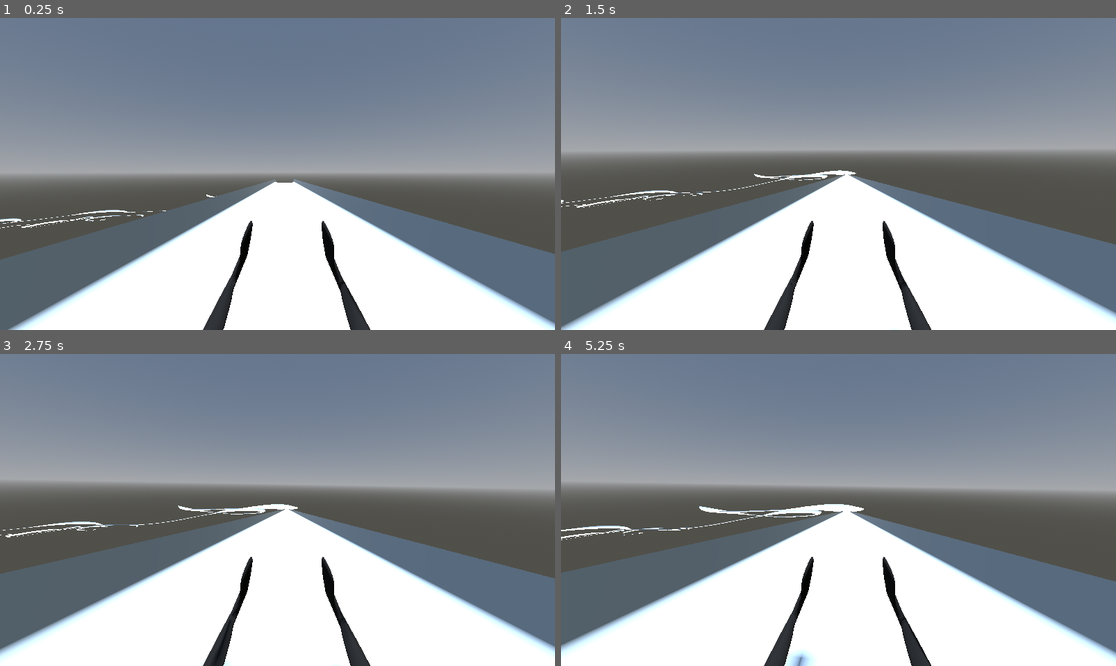
Above: before the commit, frames 1-4 (two rows, left to right).
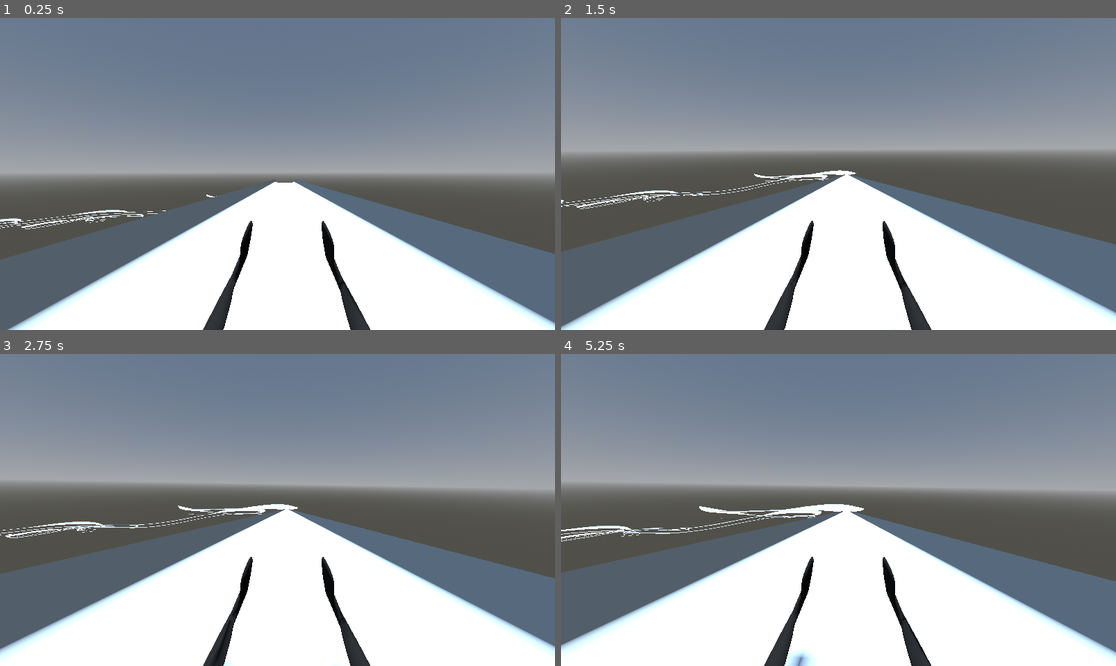
Above: after the commit, the same moments.

Repository: ArijaK/luge_vr
Game: Godot game, scene res://scenes/main/main.tscn
Same seed, same stepped clock (60 frames per second), same inputs: the game is played once before the commit and once after it.
Inputs:
- Up to frame 1 (0.25 s): no input
- Up to frame 2 (1.5 s): no input
- Up to frame 3 (2.75 s): no input
- Up to frame 4 (5.25 s): no input

The runs differ from the first frame. In frame 1, 0.8% of the frame differs, in the area x 0-100%, y 51-100%; in frame 2, 0.8%; in frame 3, 0.8%; in frame 4, 0.9%, in the area x 0-100%, y 48-97%.

Commit message:
Add repetitive background object template

Diff:
--- a/vr/scenes/track/track.gd
+++ b/vr/scenes/track/track.gd
@@ -4,6 +4,8 @@
 @onready var mesh_instance = $StaticBody3D/MeshInstance3D
 @onready var collision_shape = $StaticBody3D/CollisionShape3D
 @onready var track_data = $TrackData
+@onready var surroundings = $Surroundings
+@onready var path = $Centerline/PathFollow3D
 
 func _ready() -> void:
 	var cfg = FileUtils.load_config("res://config.cfg")
@@ -20,7 +22,12 @@
 
 		var material = StandardMaterial3D.new()
 		material.albedo_color = Color(0.815, 0.906, 0.973, 1.0)
-		material.roughness = 0.05
+		material.roughness = 1.0
 		material.metallic = 0.0
 
 		mesh_instance.set_surface_override_material(0, material)
+		surroundings.multimesh.instance_count = centerline.curve.point_count
+
+		for i in range(surroundings.multimesh.instance_count):
+				path.progress_ratio = float(i) / surroundings.multimesh.instance_count
+				surroundings.multimesh.set_instance_transform(i, path.global_transform)
--- a/vr/scenes/track/track.tscn
+++ b/vr/scenes/track/track.tscn
@@ -1,9 +1,16 @@
-[gd_scene load_steps=7 format=3 uid="uid://dcvdjjjinyced"]
+[gd_scene load_steps=9 format=3 uid="uid://dcvdjjjinyced"]
 
 [ext_resource type="Script" uid="uid://bw0p34kol6enc" path="res://scenes/track/track.gd" id="1_mll3j"]
 [ext_resource type="Script" uid="uid://b3dvn7lt048so" path="res://scenes/track/centerline.gd" id="2_kk5tn"]
 [ext_resource type="Script" uid="uid://bl38a1hpqrerh" path="res://scenes/track/mesh_instance_3d.gd" id="3_0mev1"]
 [ext_resource type="Script" uid="uid://d4d2oxamyx3vr" path="res://scenes/track/track_data.gd" id="4_236c3"]
+
+[sub_resource type="PlaneMesh" id="PlaneMesh_236c3"]
+center_offset = Vector3(0, -2, 0)
+
+[sub_resource type="MultiMesh" id="MultiMesh_syd2a"]
+transform_format = 1
+mesh = SubResource("PlaneMesh_236c3")
 
 [sub_resource type="PhysicsMaterial" id="PhysicsMaterial_mll3j"]
 friction = 0.05
@@ -14,6 +21,9 @@
 
 [node name="Track" type="Node3D"]
 script = ExtResource("1_mll3j")
+
+[node name="Surroundings" type="MultiMeshInstance3D" parent="."]
+multimesh = SubResource("MultiMesh_syd2a")
 
 [node name="StaticBody3D" type="StaticBody3D" parent="."]
 collision_mask = 3
@@ -29,6 +39,8 @@
 curve = SubResource("Curve3D_236c3")
 script = ExtResource("2_kk5tn")
 
+[node name="PathFollow3D" type="PathFollow3D" parent="Centerline"]
+
 [node name="TrackData" type="Node" parent="."]
 script = ExtResource("4_236c3")
 metadata/_custom_type_script = "uid://d4d2oxamyx3vr"
